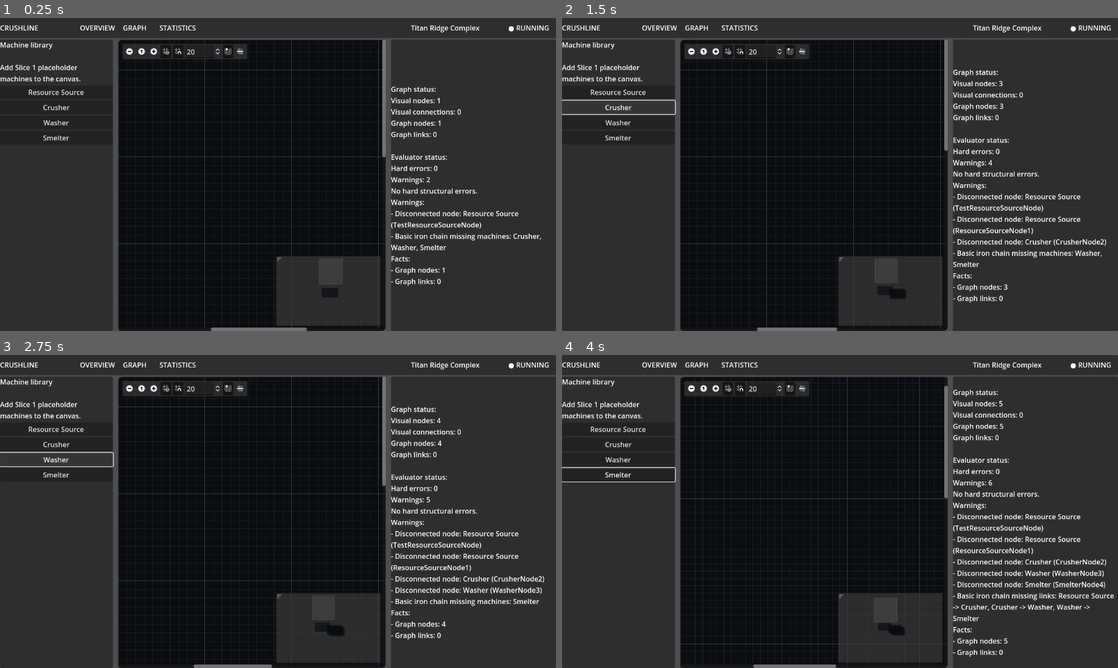
Above: before the commit, frames 1-4 (two rows, left to right).
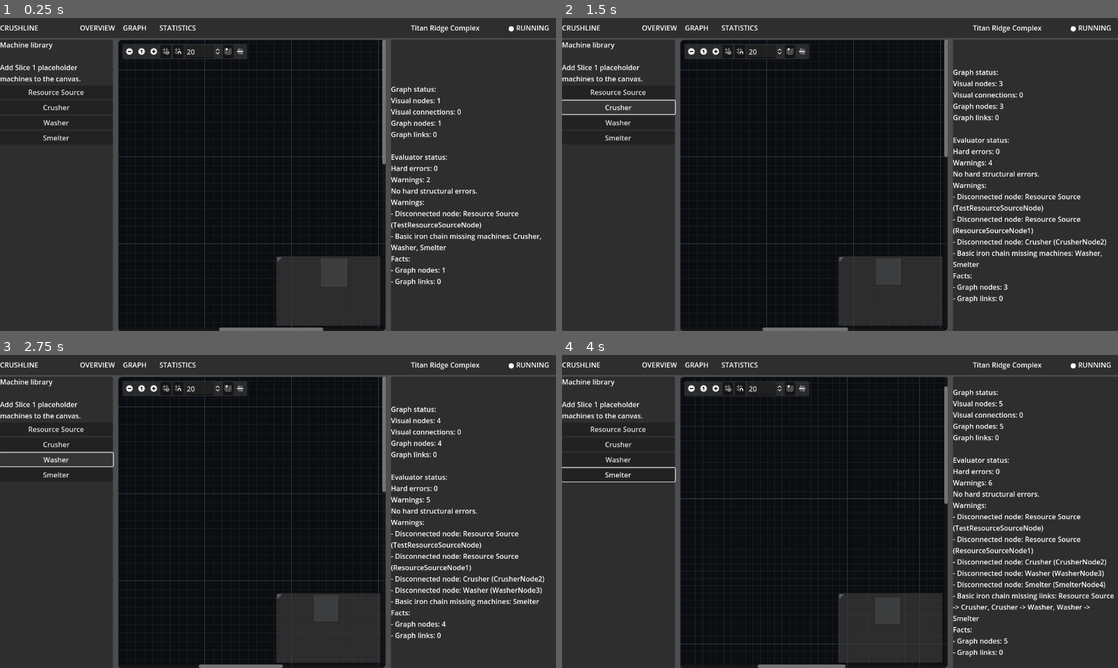
Above: after the commit, the same moments.

Repository: killerbearddude/Crushline-Godot
Game: Godot game, scene res://scenes/main/Main.tscn
Two runs of this game, one before a commit and one after it. Both use one fixed random seed, a clock stepped at 60 frames per second and the inputs below.
Inputs (mouse positions are in pixels of both pictures, inside the frame that each line leads up to):
- Up to frame 1 (0.25 s): no input
- Up to frame 2 (1.5 s): click "Resource Source" at 0.5 s; click "Crusher" at 1.25 s
- Up to frame 3 (2.75 s): click "Washer" at 2 s
- Up to frame 4 (4 s): click "Smelter" at 2.75 s; click (689, 389) at 3.5 s

The runs differ from the first frame. In frame 1, 0.1% of the frame differs, in the area x 37-70%, y 44-100%; in frame 2, 0.2%, in the area x 35-70%, y 42-100%; in frame 3, 0.2%; in frame 4, 0.2%.

Commit message:
Replace GraphNode chrome with compact card

Diff:
--- a/scripts/ui/machine_graph_node.gd
+++ b/scripts/ui/machine_graph_node.gd
@@ -1,13 +1,10 @@
 extends GraphNode
 
 const PORT_TYPE_RESOURCE := 0
-const PANEL_COLOR := Color(0.030, 0.042, 0.058)
-const PANEL_SELECTED_COLOR := Color(0.045, 0.070, 0.095)
-const ROW_COLOR := Color(0.070, 0.090, 0.115)
-const ROW_BORDER := Color(0.16, 0.24, 0.30)
-const TEXT_COLOR := Color(0.92, 0.96, 1.0)
-const MUTED_TEXT_COLOR := Color(0.58, 0.66, 0.74)
-const CAPTION_COLOR := Color(0.42, 0.84, 0.96)
+const CARD_BG := Color(0.045, 0.065, 0.085)
+const CARD_BG_SELECTED := Color(0.055, 0.085, 0.110)
+const TEXT_COLOR := Color(0.90, 0.96, 1.0)
+const MUTED_TEXT_COLOR := Color(0.56, 0.66, 0.76)
 const STATUS_COLOR := Color(0.25, 0.95, 0.42)
 const DEFAULT_ACCENT := Color(0.18, 0.72, 0.82)
 
@@ -21,69 +18,70 @@
 
 
 func apply_placeholder_definition() -> void:
-	title = "  %s" % machine_display_name
-	_set_label_text("StatusStrip/StatusLabel", "100% NOMINAL")
-	_set_label_text("StatusStrip/RateLabel", _rate_label())
-	_set_label_text("InputRow/InputContents/InputLabel", _clean_port_label(input_port_label))
-	_set_label_text("OutputRow/OutputContents/OutputLabel", _clean_port_label(output_port_label))
-	_set_label_text("MeterRow/MeterLabel", _flow_label())
-	_set_label_text("FooterRow/FooterLabel", _footer_label())
+	title = ""
+	_set_label_text("Card/CardContents/HeaderRow/HeaderText/TitleLabel", machine_display_name)
+	_set_label_text("Card/CardContents/HeaderRow/HeaderText/SubtitleLabel", _machine_subtitle())
+	_set_label_text("Card/CardContents/HeaderRow/StatusLabel", "100%")
+	_set_label_text("Card/CardContents/NeedsRow/NeedsChip/NeedsLabel", _clean_port_label(input_port_label))
+	_set_label_text("Card/CardContents/MakesRow/MakesChip/MakesLabel", _clean_port_label(output_port_label))
+	_set_label_text("Card/CardContents/FooterRow/FooterLabel", _footer_label())
+	_set_label_text("Card/CardContents/FooterRow/RateLabel", _rate_label())
 
-	set_slot(1, true, PORT_TYPE_RESOURCE, _port_color(input_port_label), false, PORT_TYPE_RESOURCE, DEFAULT_ACCENT)
-	set_slot(2, false, PORT_TYPE_RESOURCE, DEFAULT_ACCENT, true, PORT_TYPE_RESOURCE, _port_color(output_port_label))
+	set_slot(0, true, PORT_TYPE_RESOURCE, _port_color(input_port_label), true, PORT_TYPE_RESOURCE, _port_color(output_port_label))
 
 
 func apply_visual_style() -> void:
-	custom_minimum_size = Vector2(420, 250)
+	custom_minimum_size = Vector2(280, 136)
 	var accent := _machine_accent()
-	add_theme_stylebox_override("panel", _make_card_style(PANEL_COLOR, accent, 2, 14))
-	add_theme_stylebox_override("panel_selected", _make_card_style(PANEL_SELECTED_COLOR, Color(0.75, 0.95, 1.0), 4, 14))
-	add_theme_stylebox_override("titlebar", _make_title_style(accent))
-	add_theme_stylebox_override("titlebar_selected", _make_title_style(accent.lightened(0.12)))
-	add_theme_color_override("title_color", TEXT_COLOR)
-	add_theme_font_size_override("title_font_size", 18)
+	add_theme_stylebox_override("panel", _transparent_style())
+	add_theme_stylebox_override("panel_selected", _transparent_style())
+	add_theme_stylebox_override("titlebar", _transparent_style())
+	add_theme_stylebox_override("titlebar_selected", _transparent_style())
+	add_theme_color_override("title_color", Color(0, 0, 0, 0))
 
-	_style_row("InputRow")
-	_style_row("OutputRow")
-	_apply_label_style("StatusStrip/StatusLabel", STATUS_COLOR, 13)
-	_apply_label_style("StatusStrip/RateLabel", MUTED_TEXT_COLOR, 13)
-	_apply_label_style("InputRow/InputContents/InputCaption", CAPTION_COLOR, 12)
-	_apply_label_style("InputRow/InputContents/InputLabel", TEXT_COLOR, 16)
-	_apply_label_style("OutputRow/OutputContents/OutputCaption", CAPTION_COLOR, 12)
-	_apply_label_style("OutputRow/OutputContents/OutputLabel", TEXT_COLOR, 16)
-	_apply_label_style("MeterRow/MeterLabel", MUTED_TEXT_COLOR, 12)
-	_apply_label_style("FooterRow/FooterLabel", MUTED_TEXT_COLOR, 12)
+	_style_card("Card", CARD_BG, accent, 1, 10)
+	_apply_label_style("Card/CardContents/HeaderRow/HeaderText/TitleLabel", TEXT_COLOR, 13)
+	_apply_label_style("Card/CardContents/HeaderRow/HeaderText/SubtitleLabel", MUTED_TEXT_COLOR, 8)
+	_apply_label_style("Card/CardContents/HeaderRow/StatusLabel", STATUS_COLOR, 11)
+	_apply_label_style("Card/CardContents/NeedsRow/NeedsCaption", MUTED_TEXT_COLOR, 9)
+	_apply_label_style("Card/CardContents/MakesRow/MakesCaption", MUTED_TEXT_COLOR, 9)
+	_apply_label_style("Card/CardContents/NeedsRow/NeedsChip/NeedsLabel", _port_color(input_port_label), 9)
+	_apply_label_style("Card/CardContents/MakesRow/MakesChip/MakesLabel", _port_color(output_port_label), 9)
+	_apply_label_style("Card/CardContents/FooterRow/FooterLabel", MUTED_TEXT_COLOR, 8)
+	_apply_label_style("Card/CardContents/FooterRow/RateLabel", MUTED_TEXT_COLOR, 8)
 
-	_set_rect_color("StatusStrip/StatusDot", STATUS_COLOR)
-	_set_rect_color("MeterRow/MeterBlockA", STATUS_COLOR)
-	_set_rect_color("MeterRow/MeterBlockB", STATUS_COLOR)
-	_set_rect_color("MeterRow/MeterBlockC", STATUS_COLOR)
+	_style_card("Card/CardContents/NeedsRow/NeedsChip", Color(0.055, 0.075, 0.095), _port_color(input_port_label), 1, 5)
+	_style_card("Card/CardContents/MakesRow/MakesChip", Color(0.055, 0.075, 0.095), _port_color(output_port_label), 1, 5)
+	_set_rect_color("Card/CardContents/HeaderRow/MachineGlyph", accent)
+	_set_rect_color("Card/CardContents/FooterRow/StatusDot", STATUS_COLOR)
 
 
-func _style_row(path: String) -> void:
-	var panel := get_node_or_null(path) as PanelContainer
-	if panel != null:
-		panel.add_theme_stylebox_override("panel", _make_card_style(ROW_COLOR, ROW_BORDER, 1, 8))
+func _machine_subtitle() -> String:
+	match machine_display_name:
+		"Resource Source":
+			return "SOURCE"
+		"Crusher":
+			return "MECHANICAL"
+		"Washer":
+			return "FLUID"
+		"Smelter":
+			return "THERMAL"
+		_:
+			return "MACHINE"
 
 
 func _rate_label() -> String:
+	if output_port_label.contains("Iron Ingot"):
+		return "360/m"
 	if output_port_label.contains("Iron Ore"):
 		return "720/m"
-	if output_port_label.contains("Iron Ingot"):
-		return "360/m"
-	return "READY"
-
-
-func _flow_label() -> String:
-	if input_port_label.contains("none"):
-		return "SOURCE ONLINE"
-	return "ROUTE READY"
+	return "ready"
 
 
 func _footer_label() -> String:
 	if input_port_label.contains("none"):
-		return "external feed / no input required"
-	return "awaiting full production evaluator"
+		return "no input"
+	return "route pending"
 
 
 func _machine_accent() -> Color:
@@ -91,7 +89,7 @@
 		"Resource Source":
 			return Color(0.30, 0.70, 0.44)
 		"Crusher":
-			return Color(0.62, 0.66, 0.70)
+			return Color(0.55, 0.64, 0.70)
 		"Washer":
 			return Color(0.25, 0.58, 0.92)
 		"Smelter":
@@ -134,12 +132,17 @@
 	var label := get_node_or_null(path) as Label
 	if label == null:
 		return
-
 	label.add_theme_color_override("font_color", color)
 	label.add_theme_font_size_override("font_size", font_size)
 
 
-func _make_card_style(bg_color: Color, border_color: Color, border_width: int, corner_radius: int) -> StyleBoxFlat:
+func _style_card(path: String, bg_color: Color, border_color: Color, border_width: int, corner_radius: int) -> void:
+	var panel := get_node_or_null(path) as PanelContainer
+	if panel != null:
+		panel.add_theme_stylebox_override("panel", _make_style(bg_color, border_color, border_width, corner_radius))
+
+
+func _make_style(bg_color: Color, border_color: Color, border_width: int, corner_radius: int) -> StyleBoxFlat:
 	var style := StyleBoxFlat.new()
 	style.bg_color = bg_color
 	style.border_color = border_color
@@ -152,16 +155,13 @@
 	return style
 
 
-func _make_title_style(accent: Color) -> StyleBoxFlat:
+func _transparent_style() -> StyleBoxFlat:
 	var style := StyleBoxFlat.new()
-	style.bg_color = accent.darkened(0.35)
-	style.border_color = accent
+	style.bg_color = Color(0, 0, 0, 0)
+	style.border_color = Color(0, 0, 0, 0)
 	style.set_border_width_all(0)
-	style.border_width_bottom = 2
-	style.set_corner_radius_all(14)
-	style.corner_radius_bottom_left = 0
-	style.corner_radius_bottom_right = 0
-	style.content_margin_left = 12
-	style.content_margin_top = 8
-	style.content_margin_bottom = 8
+	style.content_margin_left = 0
+	style.content_margin_right = 0
+	style.content_margin_top = 0
+	style.content_margin_bottom = 0
 	return style
